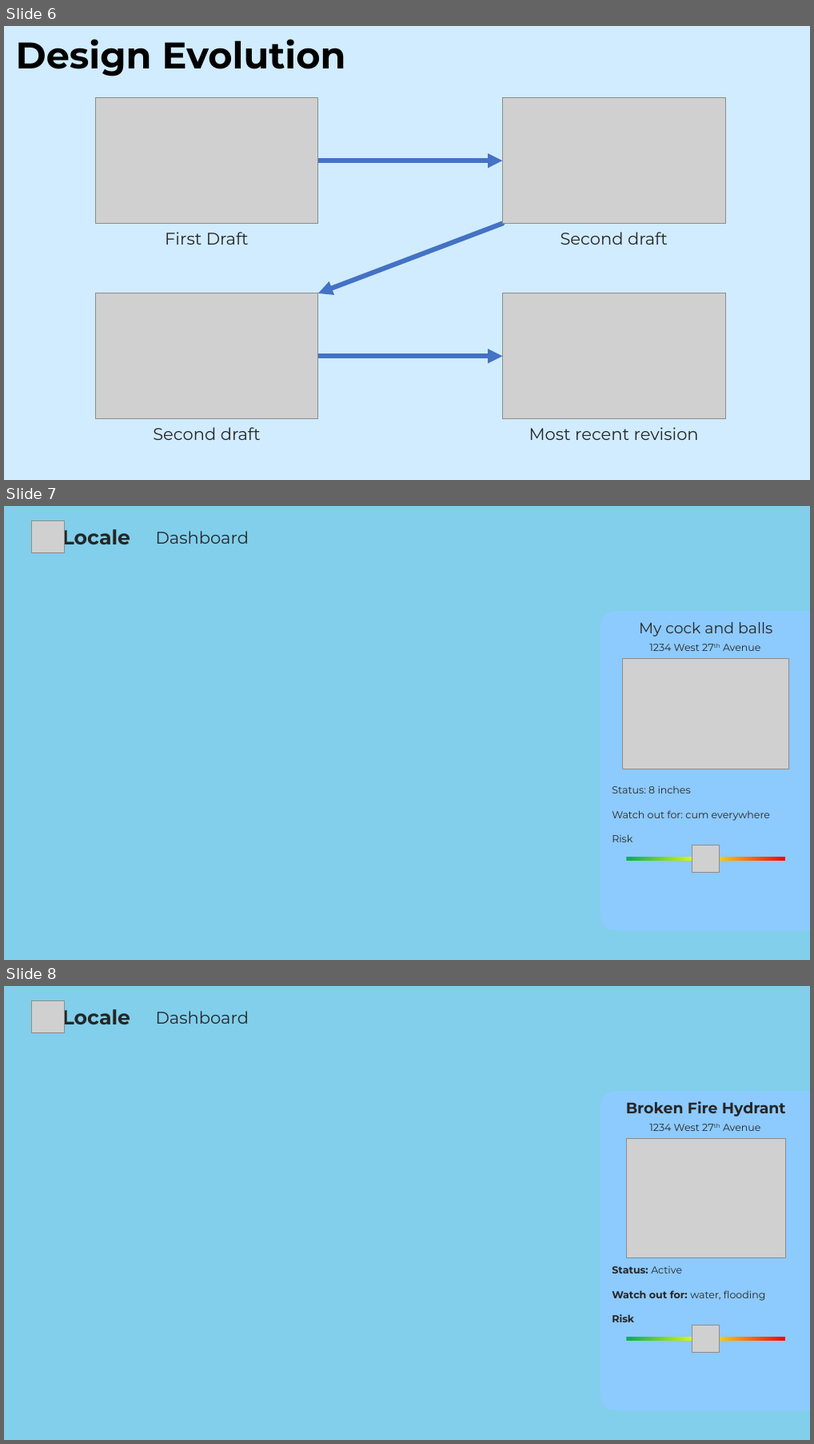
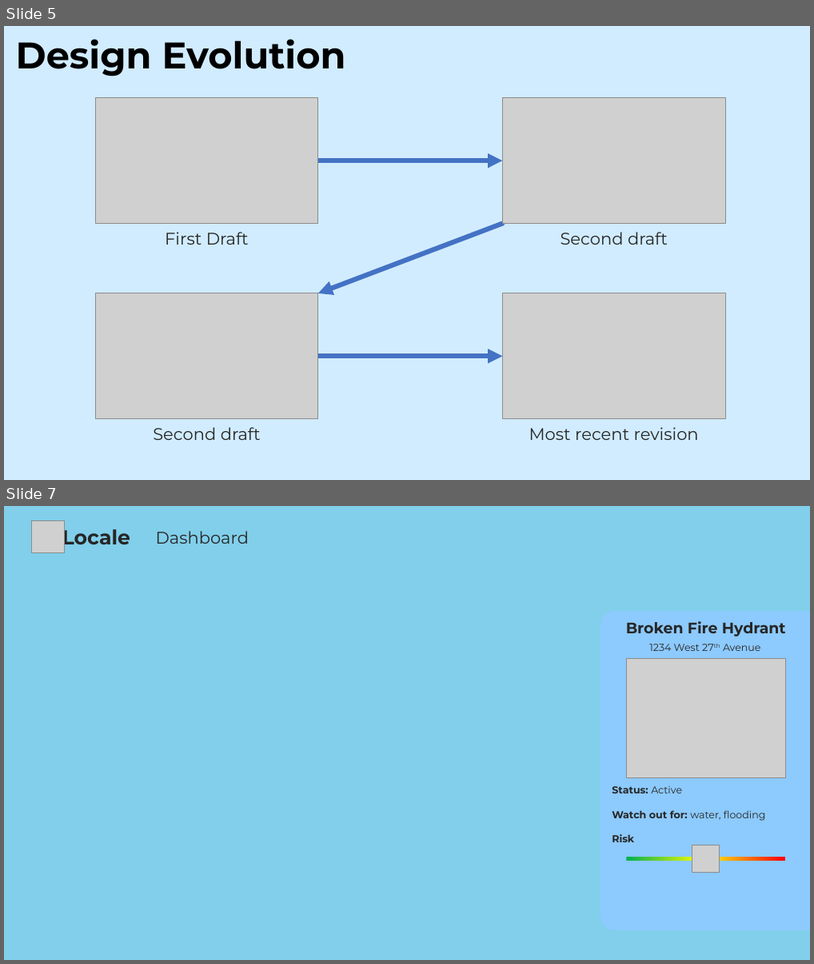
Before and after one commit to aaronw-dev/Locale, a slide deck: UI Mockups.pptx. Shown one above the other, each under a label of ours: slides 6, 7 and 8 before the commit, slides 5 and 7 after it; the slides between them are not shown. The pictures are 814x1444 and 814x964 pixels, drawn with LibreOffice and Linux fonts; fonts in the diff are those of the drawing; grey boxes stand for pictures; background and template pictures are left out. Boxes give left, top, right and bottom in pixels: in the first picture for what was removed or moved away, otherwise in the second. Text is boxed around its words. In the diff, an @@ line names an element or a change of style, - is before the commit and + after.

```diff
--- a/UI Mockups.pptx
+++ b/UI Mockups.pptx
@@ slide 7 removed at bbox=[4, 506, 810, 960], background picture (left out) @@
@@ picture removed at bbox=[32, 520, 64, 552] @@
@@ text removed at bbox=[62, 524, 131, 549] @@
-Locale
@@ text removed at bbox=[156, 531, 250, 544] @@
-Dashboard
@@ rounded rectangle removed at bbox=[594, 612, 810, 644] @@
-My cock and balls
@@ rounded rectangle removed at bbox=[601, 612, 810, 930] @@
@@ rounded rectangle removed at bbox=[601, 636, 810, 658] @@
-1234 West 27th Avenue
@@ picture removed at bbox=[623, 659, 790, 769] @@
@@ text removed at bbox=[612, 786, 770, 842] @@
-Status: 8 inches
-Watch out for: cum everywhere
-Risk
@@ rectangle removed at bbox=[627, 856, 786, 861] @@
@@ picture removed at bbox=[693, 844, 720, 872] @@
@@ what was slide 6 is now slide 5 @@
@@ what was slide 8 is now slide 7 @@
```
Also in this commit, not shown: 2 slides changed, 1 slide added, 2 other slides removed.
